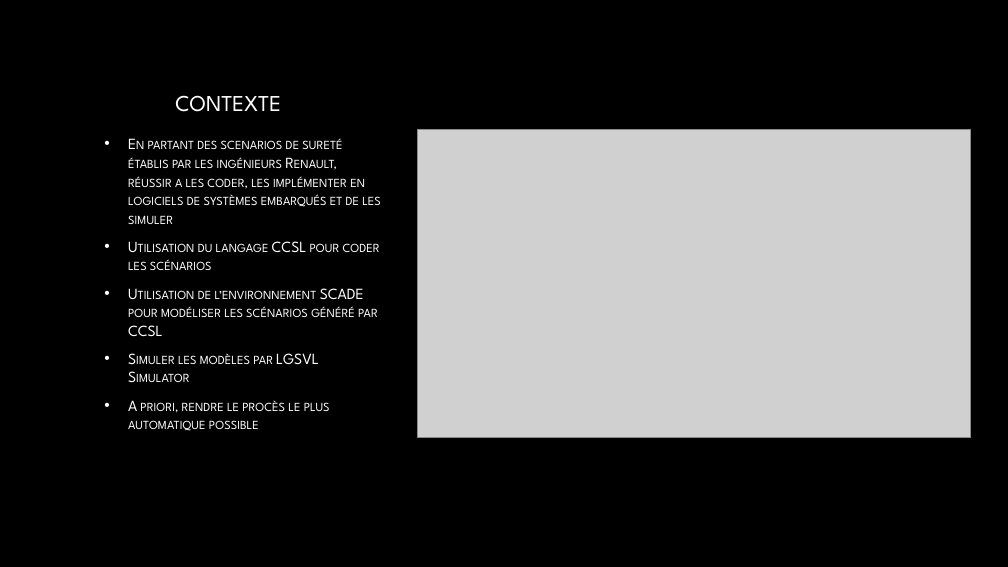
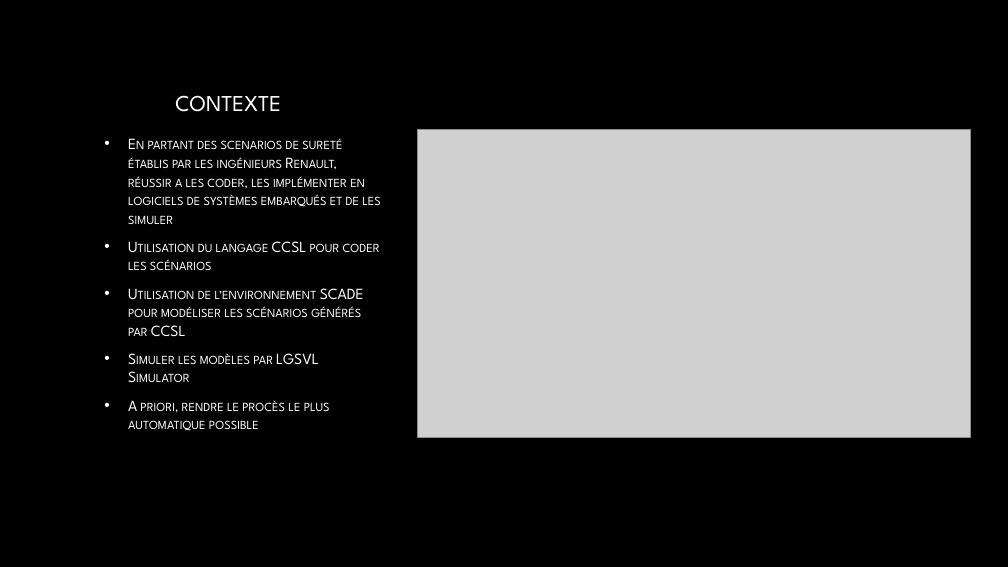
Before and after one commit to Viince06/TER_Safety_ADAVEC, a slide deck: slide 2 of TERS2 Suivi.pptx. Drawn at 1008x567 pixels with LibreOffice and Linux fonts; fonts in the diff are those of the drawing; grey boxes stand for pictures; background and template pictures are left out. Boxes give left, top, right and bottom in pixels: in the first picture for what was removed or moved away, otherwise in the second. Text is boxed around its words. In the diff, an @@ line names an element or a change of style, - is before the commit and + after.

```diff
--- a/TERS2 Suivi.pptx
+++ b/TERS2 Suivi.pptx
@@ text at (128, 288, 364, 336): text changed @@
-• Utilisation de l’environnement SCADE pour modéliser les scénarios généré par CCSL
+• Utilisation de l’environnement SCADE pour modéliser les scénarios générés par CCSL
```
Also in this commit, not shown: 1 other slide changed.
